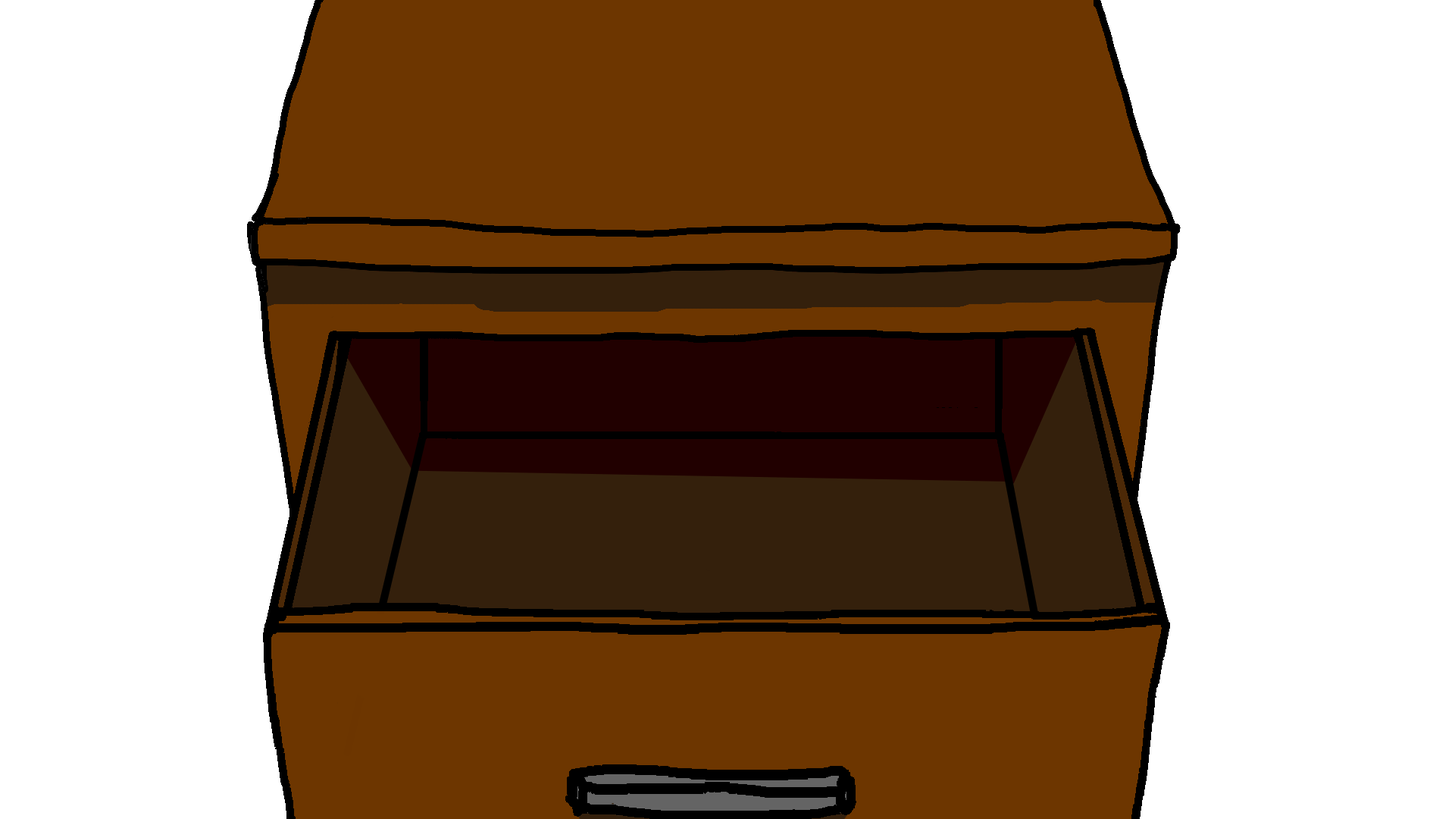
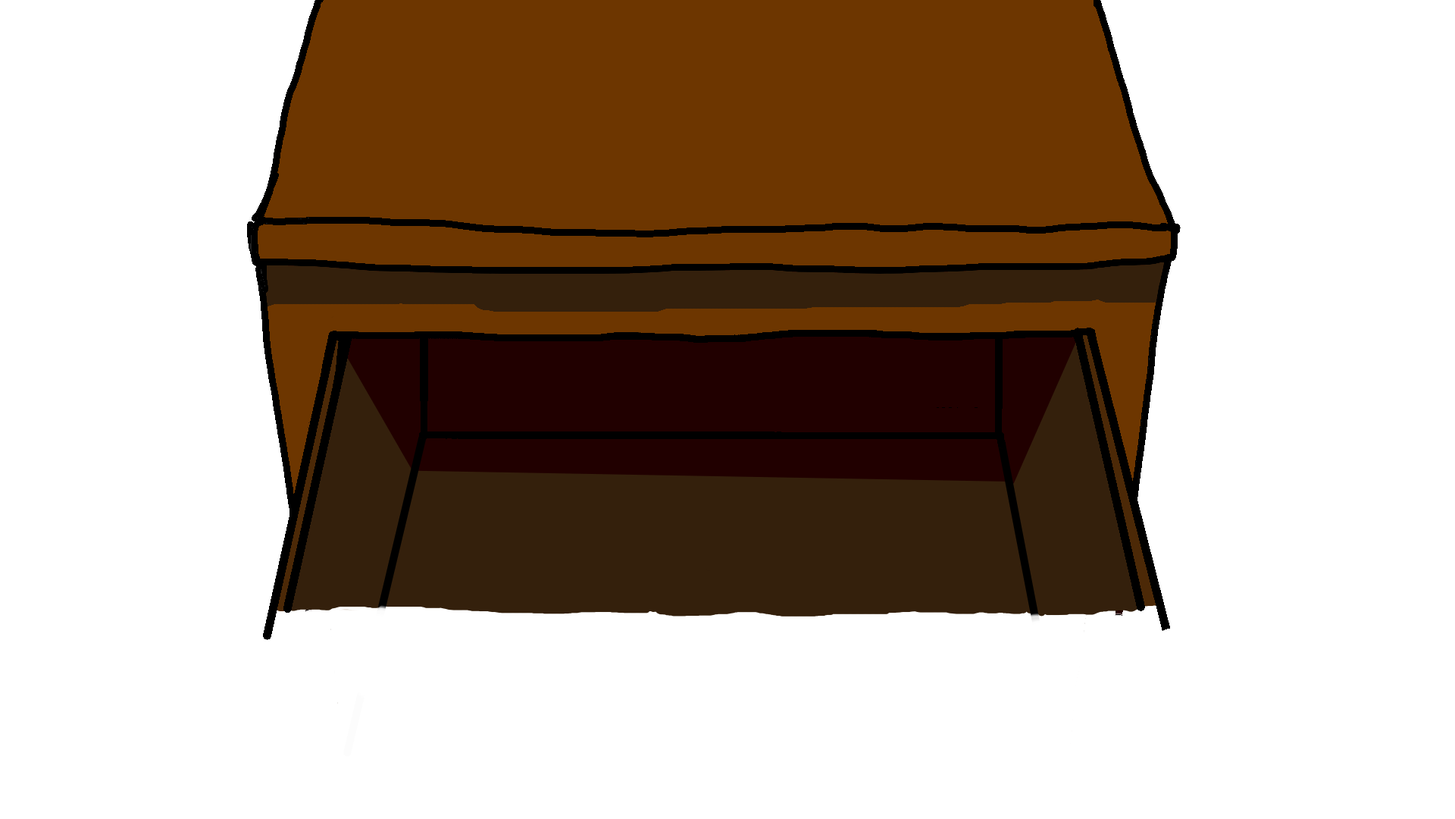
Before/after of a 1455 x 819 layered artwork. What changed in the layer stack:
hid "Drawer", painted on it over [263, 602, 1171, 819]
painted on "Opening" over [263, 602, 1171, 819]
painted on "Drawer Inside Shadow" over [263, 602, 1171, 819]
painted on "Drawer Inside Paint" over [263, 602, 1171, 819]
painted on "Drawer Shadow" (2nd of 2, in "Group 3") over [263, 602, 1171, 819]
painted on "Table" over [263, 602, 1171, 819]
painted on "Drawer Paint" (2nd of 2, in "Group 3") over [263, 602, 1171, 819]
